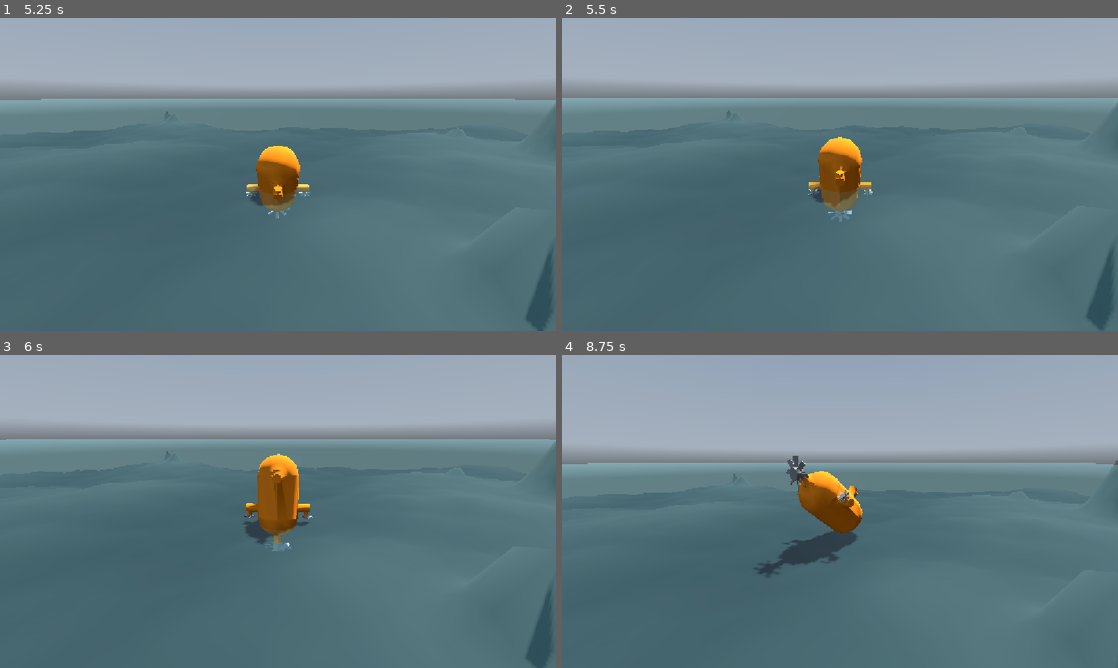
Above: before the commit, frames 1-4 (two rows, left to right).
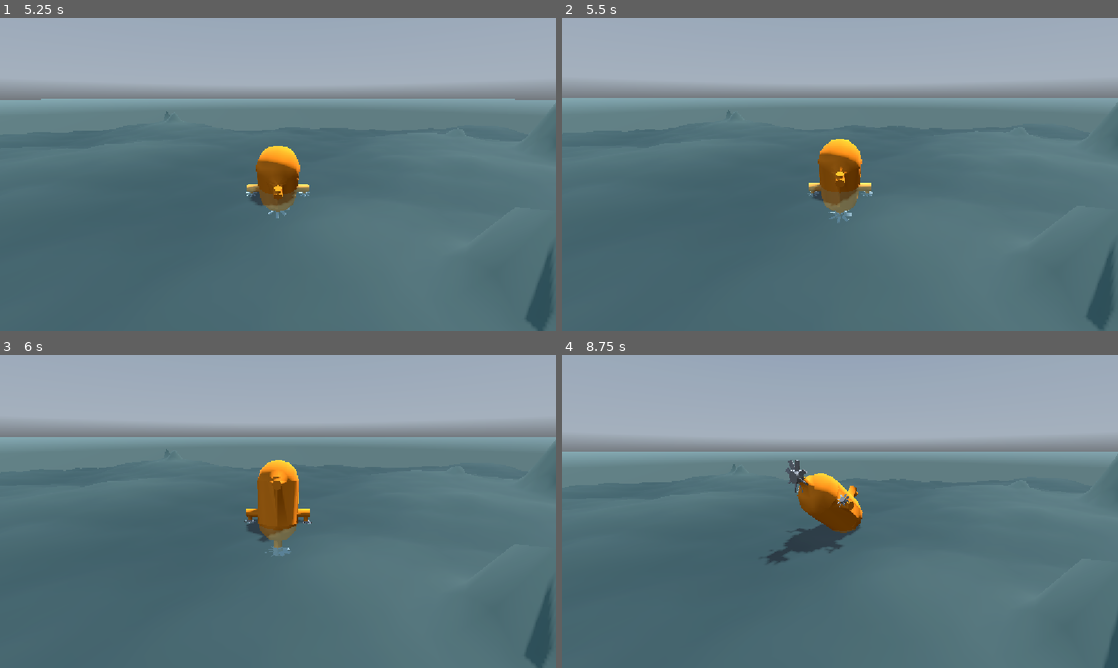
Above: after the commit, the same moments.

Repository: JanWack/untitled_underwater_game
Game: Godot game, scene res://scenes/test_map.tscn
Two runs of this game, one before a commit and one after it. Both use one fixed random seed, a clock stepped at 60 frames per second and the inputs below. A sky picture missing from this copy of the repository is replaced by a grey-blue gradient.
Inputs (mouse positions are in pixels of both pictures, inside the frame that each line leads up to):
- Up to frame 1 (5.25 s): tap Enter at 0.5 s; move the mouse to (305, 174) at 0.52 s; hold Right mouse button (break) 0.53-1.28 s; hold W (up) from 0.53 s (still down); click (305, 174) at 0.8 s; move the mouse to (250, 174) at 1.27 s; click (250, 174) at 1.35 s; tap Shift (switch_camera, bound only after the commit) at 1.55, 2.1 s; move the mouse to (289, 168) at 2.02 s; tap Mouse wheel up (zoom_in, bound only after the commit) at 2.3, 2.85 s; move the mouse to (272, 180) at 2.77 s; tap Mouse wheel down (zoom_out, bound only after the commit) at 3.05, 3.6 s; move the mouse to (316, 177) at 3.52 s; hold Right mouse button (break) 3.53-4.28 s; move the mouse to (233, 171) at 4.27 s; right-click (233, 171) at 4.35 s; click (233, 171) at 4.55 s; move the mouse to (283, 174) at 5.02 s; press the mouse at (283, 174) at 5.03 s
- Up to frame 2 (5.5 s): keep holding W (up); tap Shift (switch_camera, bound only after the commit) at 5.3 s
- Up to frame 3 (6 s): move the mouse to (255, 505) at 5.77 s; release W (up) at 5.78 s; release the mouse at (255, 505) at 5.78 s; hold D (right) from 5.78 s (still down); tap Shift (switch_camera, bound only after the commit) at 5.85 s
- Up to frame 4 (8.75 s): tap Mouse wheel up (zoom_in, bound only after the commit) at 6.05, 6.6 s; move the mouse to (867, 511) at 6.52 s; release D (right) at 6.53 s; hold W (up) from 6.53 s (still down); tap Mouse wheel down (zoom_out, bound only after the commit) at 6.8, 7.35 s; move the mouse to (812, 511) at 7.27 s; right-click (812, 511) at 7.55 s; move the mouse to (851, 505) at 8.02 s; hold Right mouse button (break) from 8.03 s (still down); click (851, 505) at 8.3 s

Frame 1 is identical in both runs. In frame 2, 0.4% of the frame differs, in the area x 13-56%, y 35-66%; in frame 3, 1.6%; in frame 4, 7.0%, in the area x 0-100%, y 27-100%.

Commit message:
added an in-game camera that can take pictures

Diff:
--- a/untitled-underwater-game/project.godot
+++ b/untitled-underwater-game/project.godot
@@ -52,6 +52,26 @@
 "events": [Object(InputEventKey,"resource_local_to_scene":false,"resource_name":"","device":-1,"window_id":0,"alt_press …(192 unchanged characters)…
 ]
 }
+switch_camera={
+"deadzone": 0.2,
+"events": [Object(InputEventKey,"resource_local_to_scene":false,"resource_name":"","device":-1,"window_id":0,"alt_pressed":false,"shift_pressed":false,"ctrl_pressed":false,"meta_pressed":false,"pressed":false,"keycode":0,"physical_keycode":4194325,"key_label":0,"unicode":0,"location":0,"echo":false,"script":null)
+]
+}
+take_photo={
+"deadzone": 0.2,
+"events": [Object(InputEventMouseButton,"resource_local_to_scene":false,"resource_name":"","device":-1,"window_id":0,"alt_pressed":false,"shift_pressed":false,"ctrl_pressed":false,"meta_pressed":false,"button_mask":0,"position":Vector2(0, 0),"global_position":Vector2(0, 0),"factor":1.0,"button_index":1,"canceled":false,"pressed":false,"double_click":false,"script":null)
+]
+}
+zoom_in={
+"deadzone": 0.2,
+"events": [Object(InputEventMouseButton,"resource_local_to_scene":false,"resource_name":"","device":-1,"window_id":0,"alt_pressed":false,"shift_pressed":false,"ctrl_pressed":false,"meta_pressed":false,"button_mask":0,"position":Vector2(0, 0),"global_position":Vector2(0, 0),"factor":1.0,"button_index":4,"canceled":false,"pressed":false,"double_click":false,"script":null)
+]
+}
+zoom_out={
+"deadzone": 0.2,
+"events": [Object(InputEventMouseButton,"resource_local_to_scene":false,"resource_name":"","device":-1,"window_id":0,"alt_pressed":false,"shift_pressed":false,"ctrl_pressed":false,"meta_pressed":false,"button_mask":0,"position":Vector2(0, 0),"global_position":Vector2(0, 0),"factor":1.0,"button_index":5,"canceled":false,"pressed":false,"double_click":false,"script":null)
+]
+}
 
 [physics]
 
--- a/untitled-underwater-game/scenes/submarine.tscn
+++ b/untitled-underwater-game/scenes/submarine.tscn
@@ -1,6 +1,7 @@
 [gd_scene format=4 uid="uid://bwtv6nod8ovtg"]
 
 [ext_resource type="Script" uid="uid://b1qq47aadgwsm" path="res://scripts/submarine.gd" id="1_r3h5y"]
+[ext_resource type="Script" uid="uid://dcer7faunpeqt" path="res://scripts/photo_camera.gd" id="2_r3h5y"]
 
 [sub_resource type="StandardMaterial3D" id="StandardMaterial3D_r3h5y"]
 albedo_color = Color(1, 0.54509807, 0, 1)
@@ -31,12 +32,14 @@
 "vertex_data": PackedByteArray("JTnZvc3MzL0jOdm9GqYFvubabLxgqkC9mpkZvs3MzL1rSWGyJTnZvc3MzL0jOdm9mpkZvs3MzL1rSWGyAAAAAM3 …(17355 unchanged characters)…
 }]
 
-[node name="Submarine" type="CharacterBody3D" unique_id=795292559 node_paths=PackedStringArray("main_propeller", "left_propeller", "right_propeller", "main_prop_base")]
+[node name="Submarine" type="CharacterBody3D" unique_id=795292559 node_paths=PackedStringArray("main_propeller", "left_propeller", "right_propeller", "main_prop_base", "photo_pivot", "photo_camera")]
 script = ExtResource("1_r3h5y")
 main_propeller = NodePath("MainPropBase/MainPropeller")
 left_propeller = NodePath("LeftPropeller")
 right_propeller = NodePath("RightPropeller")
 main_prop_base = NodePath("MainPropBase")
+photo_pivot = NodePath("PhotoPivot")
+photo_camera = NodePath("PhotoPivot/Camera3D")
 
 [node name="mesh" type="MeshInstance3D" parent="." unique_id=1877140006]
 transform = Transform3D(1, 0, 0, 0, 1, 0, 0, 0, 1, 0, 0, -0.5)
@@ -61,3 +64,10 @@
 [node name="RightPropeller" type="MeshInstance3D" parent="." unique_id=1826271378]
 transform = Transform3D(0.4, 0, 0, 0, -1.7484556e-08, -0.4, 0, 0.4, -1.7484556e-08, 0.7, 0, 0.5)
 mesh = SubResource("ArrayMesh_gua2t")
+
+[node name="PhotoPivot" type="Node3D" parent="." unique_id=1084743735]
+transform = Transform3D(1, 0, 0, 0, 1, 0, 0, 0, 1, 0, 0.66, -0.6)
+
+[node name="Camera3D" type="Camera3D" parent="PhotoPivot" unique_id=665428334]
+fov = 60.0
+script = ExtResource("2_r3h5y")
--- a/untitled-underwater-game/scripts/follow_cam.gd
+++ b/untitled-underwater-game/scripts/follow_cam.gd
@@ -9,6 +9,13 @@
 
 func _ready() -> void:
 	Input.mouse_mode = Input.MOUSE_MODE_CAPTURED
+
+
+func _unhandled_key_input(_event: InputEvent) -> void:
+	if Input.is_action_just_pressed("switch_camera"):
+		target.switch_to_photo_camera()
+	elif Input.is_action_just_released("switch_camera"):
+		self.current = true
 
 
 func _physics_process(delta) -> void:
--- /dev/null
+++ b/untitled-underwater-game/scripts/photo_camera.gd
@@ -0,0 +1,28 @@
+extends Camera3D
+
+var tween: Tween
+
+
+# Called when the node enters the scene tree for the first time.
+func _ready() -> void:
+	self.current = false
+
+
+func _unhandled_input(event: InputEvent) -> void:
+	if self.current:
+		if Input.is_action_just_pressed("zoom_in"):
+			if tween and tween.is_running():
+				return
+			tween = get_tree().create_tween()
+			var new_fov: float = clamp(self.fov - 10.0, 30.0, 75.0)
+			tween.tween_property(self, "fov", new_fov, 0.3).set_trans(Tween.TRANS_SINE)
+		elif Input.is_action_just_pressed("zoom_out"):
+			if tween and tween.is_running():
+				return
+			tween = get_tree().create_tween()
+			var new_fov: float = clamp(self.fov + 10.0, 30.0, 75.0)
+			tween.tween_property(self, "fov", new_fov, 0.3).set_trans(Tween.TRANS_SINE)
+		elif Input.is_action_just_pressed("take_photo"):
+			var img: Image = get_viewport().get_texture().get_image()
+			var img_name: String = str("res://InGameImages/", self.global_position, ".png")
+			img.save_png(img_name)
--- a/untitled-underwater-game/scripts/submarine.gd
+++ b/untitled-underwater-game/scripts/submarine.gd
@@ -6,6 +6,8 @@
 @export var left_propeller: MeshInstance3D
 @export var right_propeller: MeshInstance3D
 @export var main_prop_base: Node3D
+@export var photo_pivot: Node3D
+@export var photo_camera: Camera3D
 
 # Constants
 const SPEED: float = 5.0
@@ -45,8 +47,9 @@
 	rotate_object_local(Vector3.RIGHT, turn_velocity.y * delta) # Prevents gimbal-lock or smth...
 
 	var velocity_dir: float = 0.0
-	if Input.is_action_pressed("gas"): velocity_dir += 1.0
-	if Input.is_action_pressed("break"): velocity_dir -= 1.0
+	if not photo_camera.current:
+		if Input.is_action_pressed("gas"): velocity_dir += 1.0
+		if Input.is_action_pressed("break"): velocity_dir -= 1.0
 
 	forward_speed = move_toward(forward_speed, velocity_dir * SPEED, ACCELERATION * delta)
 	velocity = -global_transform.basis.z * forward_speed
@@ -73,3 +76,8 @@
 			tween.kill()
 	tween = get_tree().create_tween()
 	tween.tween_property(main_prop_base, "rotation", Vector3(deg_to_rad(angle), 0, 0), 0.7).set_trans(Tween.TRANS_SINE)
+
+
+func switch_to_photo_camera() -> void:
+	photo_camera.fov = 60.0
+	photo_camera.current = true
Not shown, added: untitled-underwater-game/scripts/photo_camera.gd.uid
